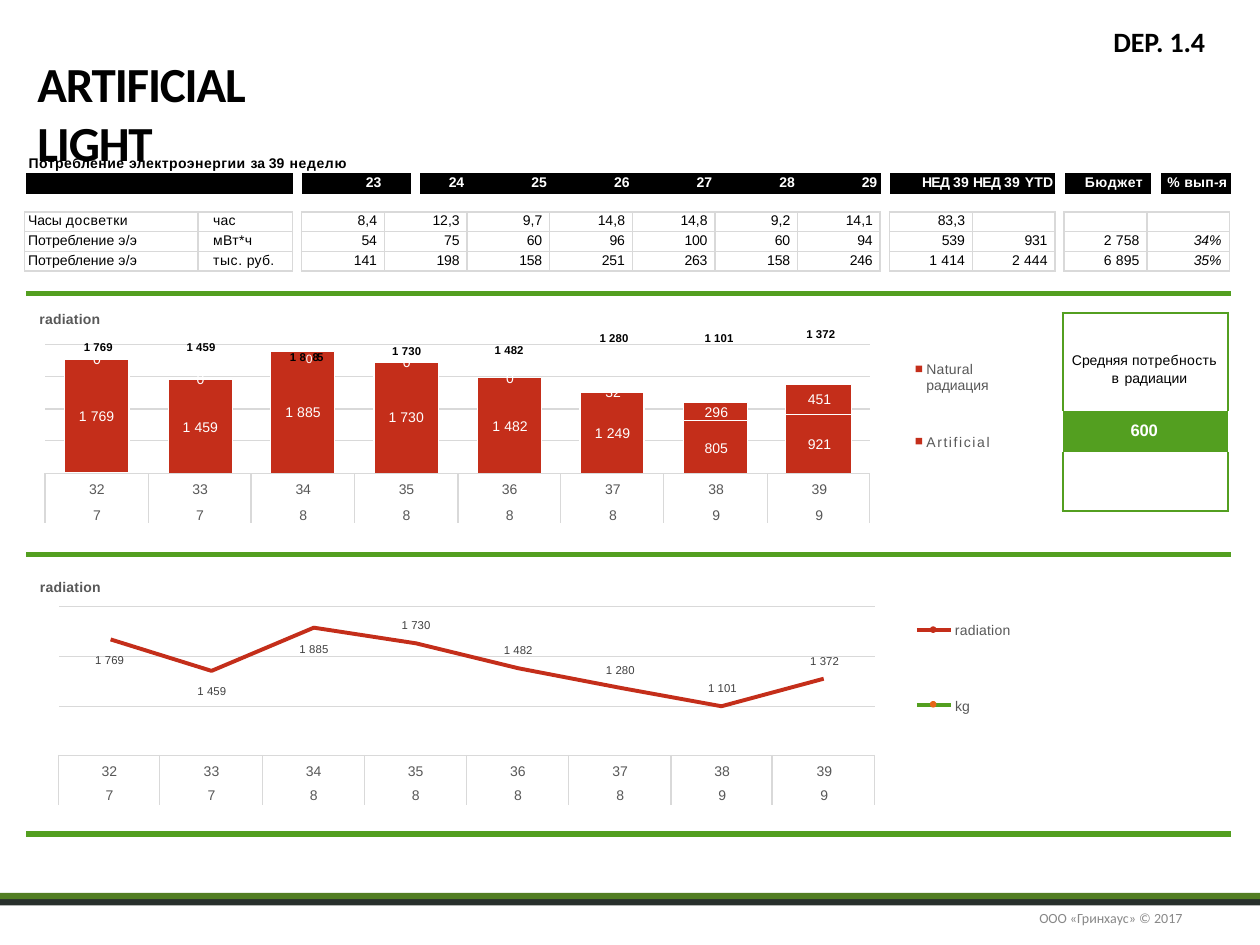
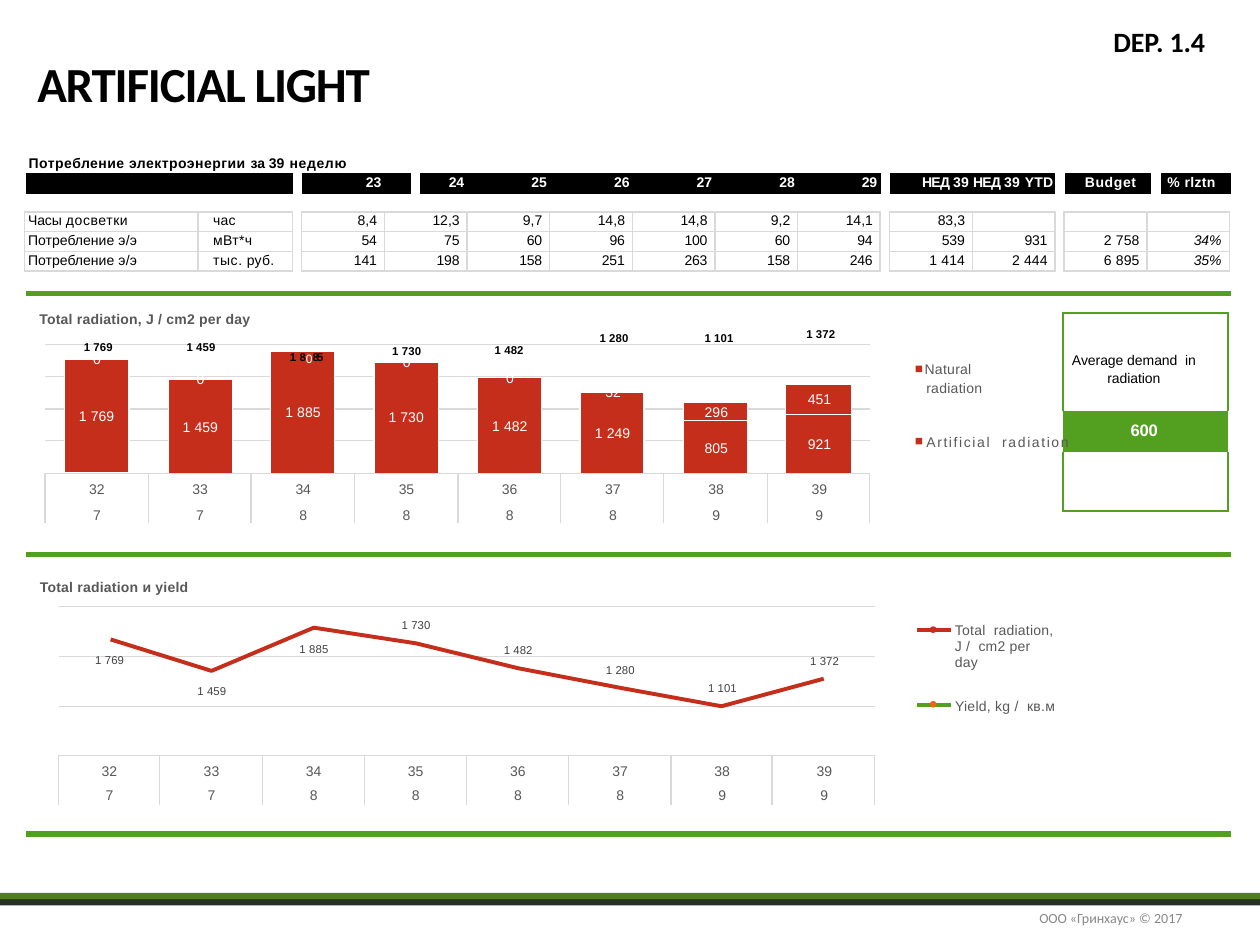
Before and after one commit to Sehin/pptx-translate, a slide deck: slide 25 of new.pptx. Drawn at 1260x945 pixels with LibreOffice and Linux fonts; fonts in the diff are those of the drawing; background and template pictures are left out. Boxes give left, top, right and bottom in pixels: in the first picture for what was removed or moved away, otherwise in the second. Text is boxed around its words. In the diff, an @@ line names an element or a change of style, - is before the commit and + after.

```diff
--- a/new.pptx
+++ b/new.pptx
@@ text "ARTIFICIAL LIGHT" rewrapped from (37,70,245,171) to (37,70,370,103) @@
@@ table at (26,173,1234,194) @@
-row 1, column 10: Бюджет
+row 1, column 10: Budget
-row 1, column 11: % вып-я
+row 1, column 11: % rlztn
@@ text at (39,314,251,327): text changed @@
-radiation
+Total radiation, J / cm2 per day
@@ table at (1063,312,1228,513) @@
-row 1, column 1: Средняя потребность в радиации
+row 1, column 1: Average demand in radiation
@@ text at (925,364,982,393): text changed @@
-Natural
-радиация
+Natural
+radiation
@@ text at (926,435,1068,450): text changed @@
-Artificial
+Artificial radiation
@@ text at (40,582,188,595): text changed @@
-radiation
+Total radiation и yield
@@ text at (955,625,1053,670): text changed @@
-radiation
+Total radiation, J / cm2 per day
@@ text at (955,701,1055,714): text changed @@
-kg
+Yield, kg / кв.м
```
Also in this commit, not shown: 23 other slides changed, 11 other files.
